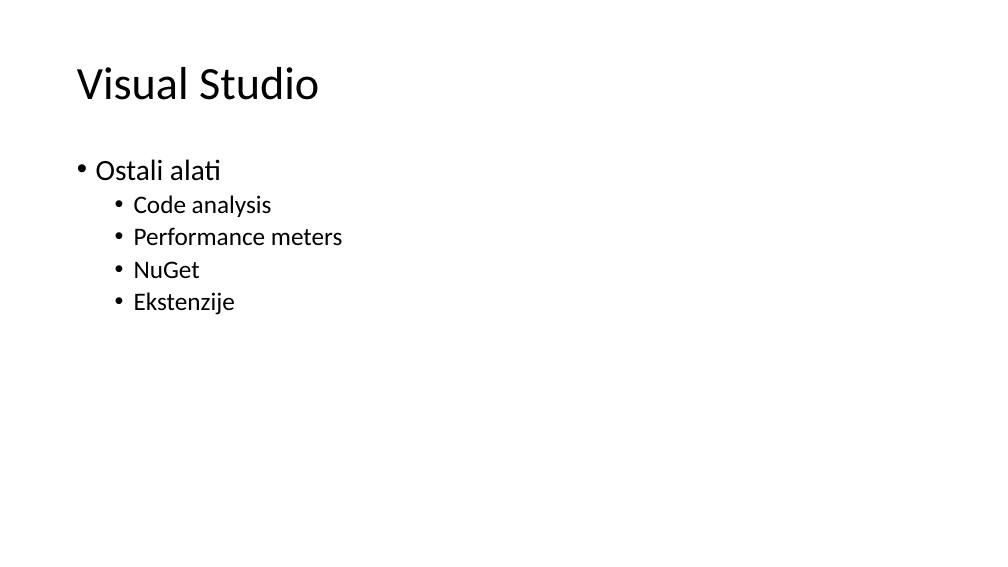
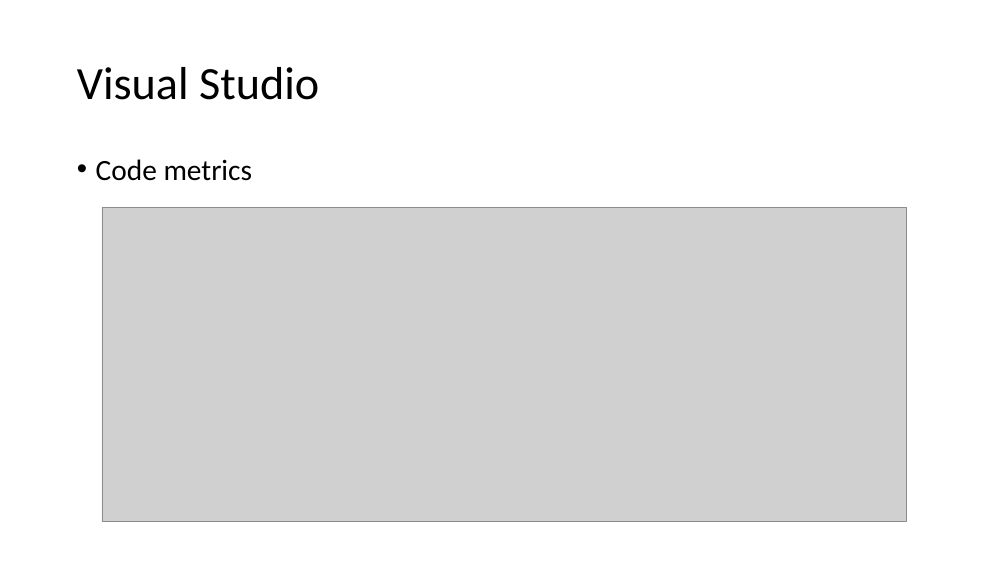
Before and after one commit to mmssniper/angular-workshop, a slide deck: slide 10 of prezentacije/1-3 Alati u razvoju.pptx. Drawn at 1008x567 pixels with LibreOffice and Linux fonts; fonts in the diff are those of the drawing; grey boxes stand for pictures. Boxes give left, top, right and bottom in pixels: in the first picture for what was removed or moved away, otherwise in the second. Text is boxed around its words. In the diff, an @@ line names an element or a change of style, - is before the commit and + after.

Commit message:
Dorađena alati u razvoju prezentacija

```diff
--- a/prezentacije/1-3 Alati u razvoju.pptx
+++ b/prezentacije/1-3 Alati u razvoju.pptx
@@ text at box(96, 159, 253, 181): text changed; size 24 to 28 pt @@
-• Ostali alati
-  • Code analysis
-  • Performance meters
-  • NuGet
-  • Ekstenzije
+• Code metrics
@@ picture added at box(102, 208, 907, 523) @@
```
Also in this commit, not shown: 8 other slides changed, 6 slides added, 2 slides removed.
